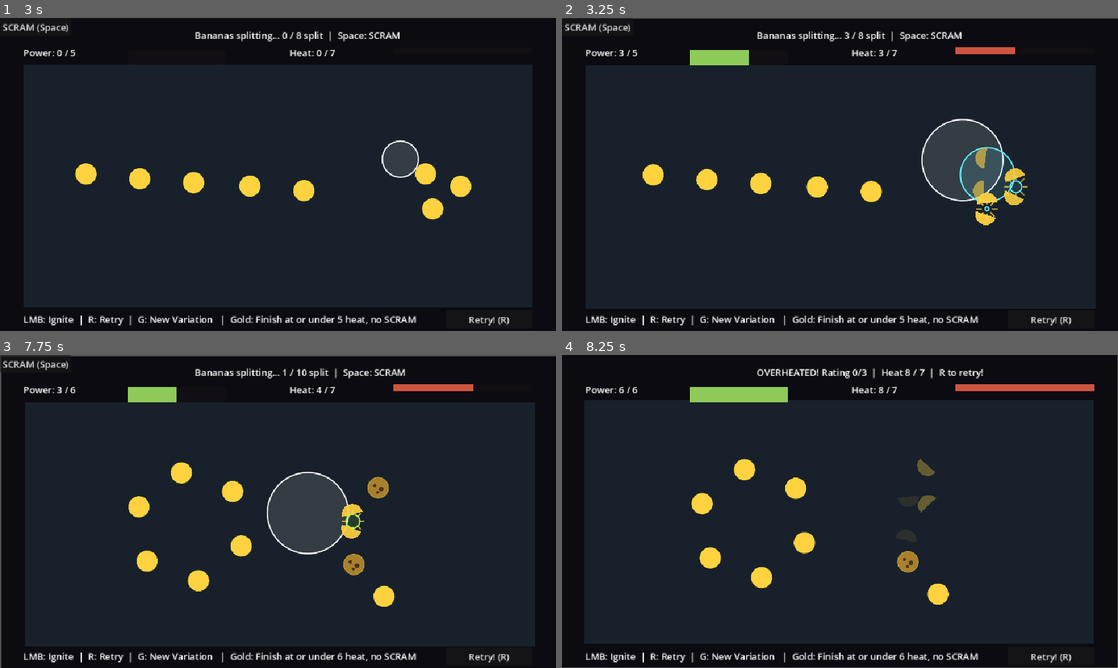
Above: before the commit, frames 1-4 (two rows, left to right).
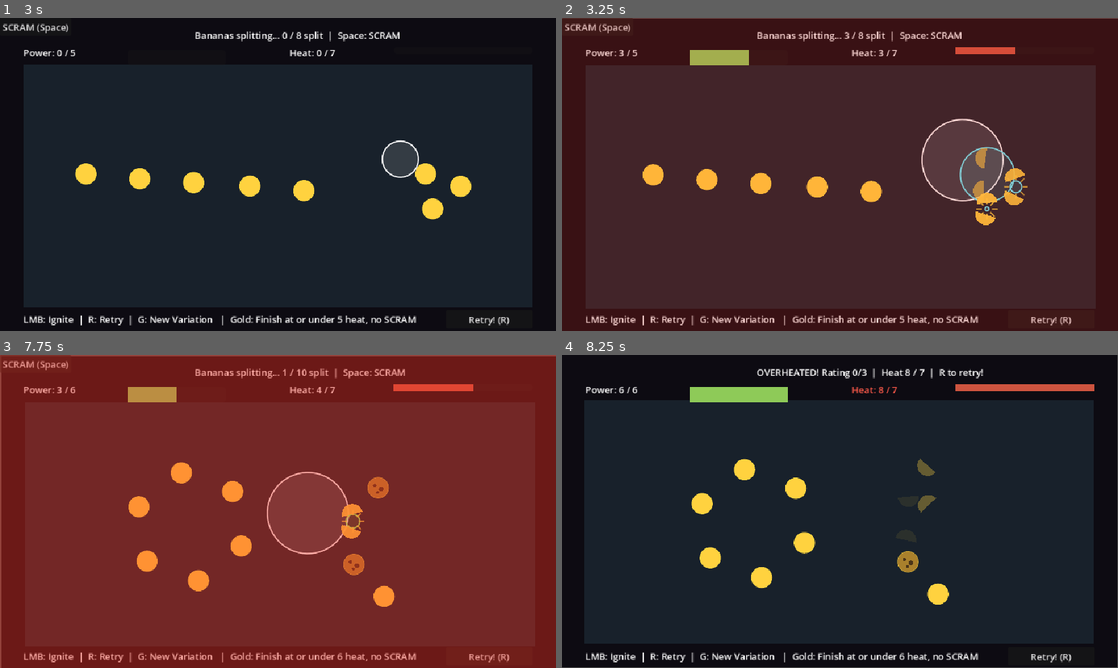
Above: after the commit, the same moments.

Repository: UnderstoodUseYourUsernameHere/banana-fission
Game: Godot game, scene res://scenes/main.tscn
The game is run twice, just before and just after one commit, with the same random seed, the same clock (stepped at 60 frames per second) and the same inputs.
Inputs (mouse positions are in pixels of both pictures, inside the frame that each line leads up to):
- Up to frame 1 (3 s): click "Retry! (R)" at 0.5 s; click "Retry! (R)" at 1.25 s; click "Retry! (R)" at 2 s; tap Enter at 2.75 s; move the mouse to (400, 158) at 2.77 s; press the mouse at (400, 158) at 2.78 s; hold Right from 2.78 s (still down)
- Up to frame 2 (3.25 s): keep holding Right
- Up to frame 3 (7.75 s): release Right at 3.5 s; release the mouse at (400, 495) at 3.5 s; drag from (166, 527) to (250, 574) at 3.52 s; tap R (restart) at 4.25, 5.75, 7.25 s; move the mouse to (333, 442) at 4.27 s; hold Right 4.28-5 s; hold N (next_level) 4.28-5 s; click (333, 442) at 4.42 s; drag from (250, 574) to (111, 464) at 5.02 s; move the mouse to (444, 558) at 5.77 s; hold Left 5.78-6.5 s; tap Alt at 5.85 s; click (444, 558) at 5.92 s; drag from (111, 464) to (194, 433) at 6.52 s; move the mouse to (305, 511) at 7.27 s; press the mouse at (305, 511) at 7.28 s; hold Down from 7.28 s (still down)
- Up to frame 4 (8.25 s): release Down at 8 s; release the mouse at (867, 511) at 8 s; drag from (756, 433) to (728, 527) at 8.02 s

Frame 1 is identical in both runs. In frame 2, 99% of the frame differs, in the area x 0-100%, y 0-100%; in frame 3, 100%; in frame 4, less than 0.1%.

Commit message:
feat: add meltdown flash and heat danger warning

Diff:
--- a/scenes/main.tscn
+++ b/scenes/main.tscn
@@ -136,6 +136,13 @@
 focus_mode = 0
 text = "SCRAM (Space)"
 
+[node name="Flash" type="ColorRect" parent="HUD" unique_id=774060842]
+unique_name_in_owner = true
+offset_right = 960.0
+offset_bottom = 540.0
+mouse_filter = 2
+color = Color(1, 1, 1, 0)
+
 [node name="Camera" type="Camera2D" parent="." unique_id=215346093]
 unique_name_in_owner = true
 anchor_mode = 0
--- a/scripts/main.gd
+++ b/scripts/main.gd
@@ -38,7 +38,8 @@
 @onready var continue_button: Button = $%Continue
 @onready var scram_button: Button = $%Scram
 @onready var help_label: Label = $%Help
-@onready var Camera: Camera2D = $%Camera
+@onready var camera: Camera2D = $%Camera
+@onready var flash: ColorRect = $%Flash
 
 var state: RoundState = RoundState.AIMING
 var split_count: int = 0
@@ -49,6 +50,7 @@
 var scram_used: bool = false
 var earned_stars: int = 0
 var shake_strength: float = 0.0
+var heat_danger: bool = false
 
 var layout_ready: bool = false
 var layout_error: String = ""
@@ -82,6 +84,7 @@
 func _on_banana_split(banana: Banana) -> void:
 	split_count += 1
 	_add_shake(OVERRIPE_SHAKE if banana.kind == Banana.Kind.OVERRIPE else SPLIT_SHAKE)
+	_flash(Color("ff3020"), 0.45, 0.4)
 	_spawn_split_burst(banana.global_position)
 	_spawn_split_halves(banana)
 	power_total += banana.power_yield
@@ -124,6 +127,11 @@
 
 func _process(delta: float) -> void:
 	_update_shake(delta)
+	if heat_danger and state == RoundState.REACTING:
+		var throb: float = 0.5 + 0.5 * sin(Time.get_ticks_msec() * 0.02)
+		heat_bar.modulate = Color.WHITE.lerp(Color("ff5a4a"), throb)
+	else:
+		heat_bar.modulate = Color.WHITE
 
 func _physics_process(delta: float) -> void:
 	if not layout_ready:
@@ -236,6 +244,14 @@
 
 	heat_bar.max_value = heat_limit
 	heat_bar.value = heat_total
+	heat_danger = heat_total > 0 and heat_limit - heat_total <= 1
+
+	if heat_total > heat_limit:
+		heat_label.modulate = Color("ff5a4a")
+	elif heat_danger:
+		heat_label.modulate = Color("ffb347")
+	else:
+		heat_label.modulate = Color.WHITE
 
 func _spawn_split_burst(world_position: Vector2) -> void:
 	var burst: Node2D = SPLIT_BURST_SCENE.instantiate()
@@ -379,8 +395,13 @@
 
 func _update_shake(delta: float) -> void:
 	if shake_strength <= 0.0:
-		Camera.offset = Vector2.ZERO
-		return
-
-	Camera.offset = Vector2(randf_range(-1.0, 1.0), randf_range(-1.0, 1.0)) * shake_strength
+		camera.offset = Vector2.ZERO
+		return
+
+	camera.offset = Vector2(randf_range(-1.0, 1.0), randf_range(-1.0, 1.0)) * shake_strength
 	shake_strength = move_toward(shake_strength, 0.0, SHAKE_DECAY * delta)
+
+func _flash(color: Color, strength: float, duration: float) -> void:
+	flash.color = Color(color, strength)
+	var tween := create_tween()
+	tween.tween_property(flash, "color:a", 0.0, duration)
